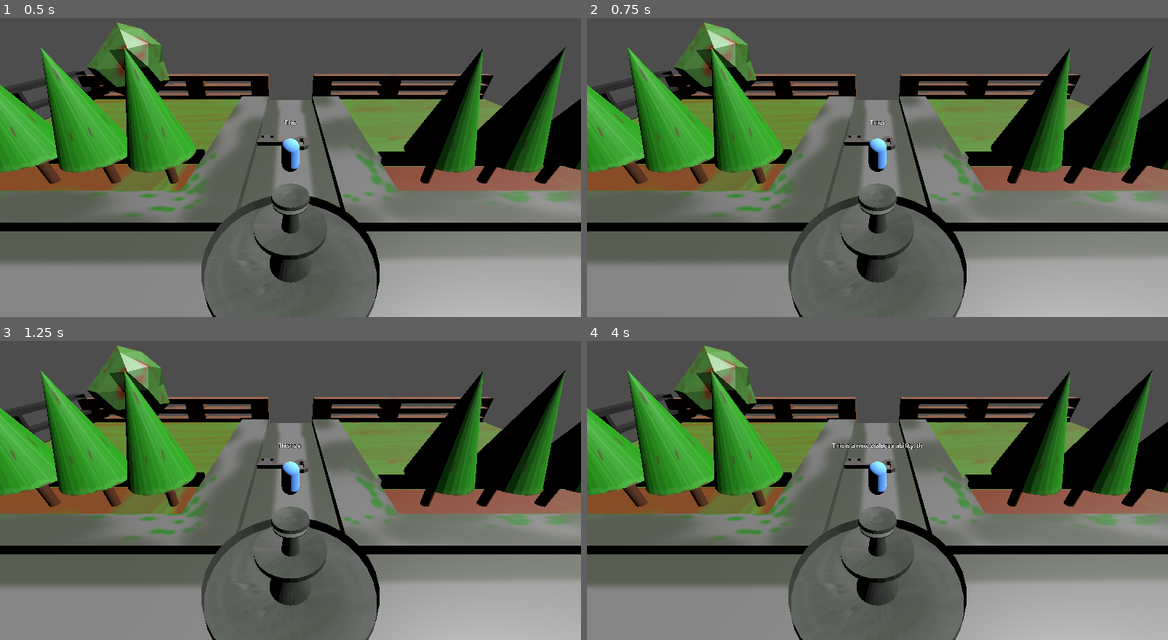
Above: before the commit, frames 1-4 (two rows, left to right).
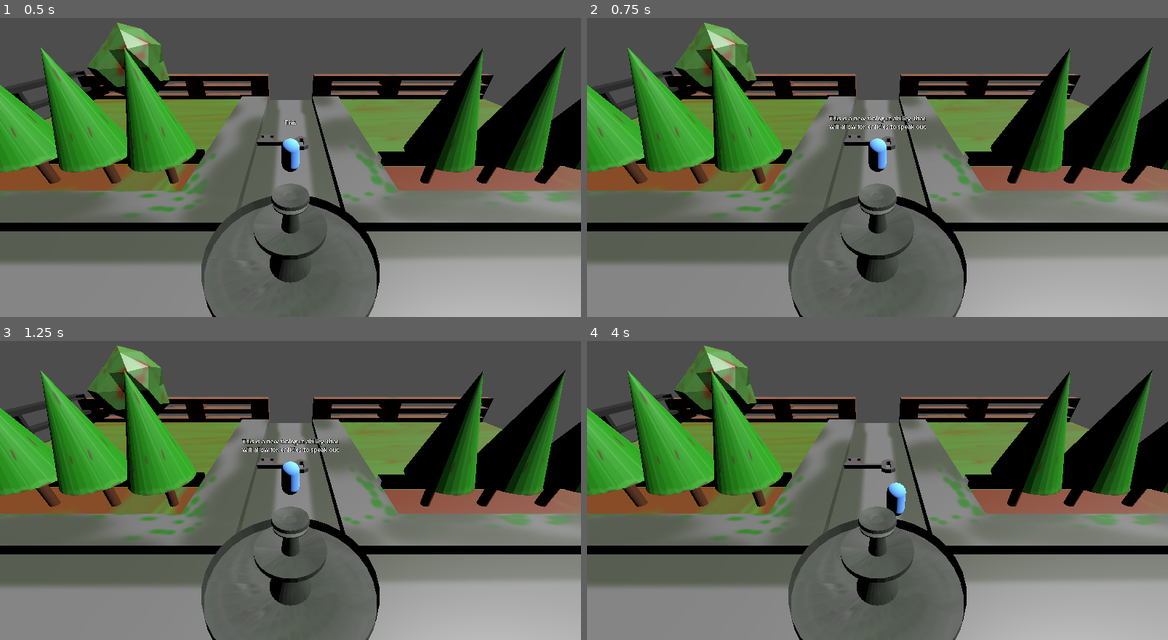
Above: after the commit, the same moments.

Repository: sjgillGit/GWJ-66
Game: Godot game, scene res://Scenes/Worlds/Yard.tscn
Same seed, same stepped clock (60 frames per second), same inputs: the game is played once before the commit and once after it. This scene is started directly instead of the project's main scene.
Inputs (mouse positions are in pixels of both pictures, inside the frame that each line leads up to):
- Up to frame 1 (0.5 s): no input
- Up to frame 2 (0.75 s): tap Enter at 0.5 s; move the mouse to (1005, 137) at 0.52 s; press the mouse at (1005, 137) at 0.53 s
- Up to frame 3 (1.25 s): no input
- Up to frame 4 (4 s): tap Space at 1.25, 2.75 s; move the mouse to (761, 493) at 1.27 s; release the mouse at (761, 493) at 1.28 s; click (761, 493) at 1.35 s; tap Enter at 2, 3.5 s; move the mouse to (935, 406) at 2.02 s; press the mouse at (935, 406) at 2.03 s; move the mouse to (848, 541) at 2.77 s; release the mouse at (848, 541) at 2.78 s; click (848, 541) at 2.85 s; move the mouse to (1051, 526) at 3.52 s; press the mouse at (1051, 526) at 3.53 s

Frame 1 is identical in both runs. In frame 2, 0.4% of the frame differs, in the area x 41-59%, y 32-38%; in frame 3, 0.4%; in frame 4, 0.8%, in the area x 42-58%, y 34-59%.

Commit message:
add ability to make speech continue to next text only with left click, also add ability to speak out faster

Diff:
--- a/Scripts/Player/Speech/Speech.gd
+++ b/Scripts/Player/Speech/Speech.gd
@@ -3,19 +3,29 @@
 
 @export var dialogue:Dialogue
 var speaker_name:String
+var skip_pressed:bool = false
 
 
 func _ready():
 	dialogue.speech_triggered.connect(_on_speech_triggered)
 
 
+func _input(event):
+	if event.is_action_pressed("ui_mouse_left"):
+		skip_pressed = true
+
+
 func _write_speech(text:String):
+	skip_pressed = false
 	get_tree().paused = true
 	$Text.text = ""
 	for char in text:
+		if !skip_pressed:
+			await get_tree().create_timer(0.1).timeout
+		$Text.text += char
+	skip_pressed = false
+	while !skip_pressed:
 		await get_tree().create_timer(0.1).timeout
-		$Text.text += char
-	await get_tree().create_timer(0.5).timeout
 	$Text.text = ""
 	dialogue.receive_response()
 	get_tree().paused = false
--- a/Scripts/Worlds/Yard/Yard.gd
+++ b/Scripts/Worlds/Yard/Yard.gd
@@ -2,7 +2,6 @@
 
 
 @export var scene_builder:SceneBuilder
-
 
 
 func _ready():
